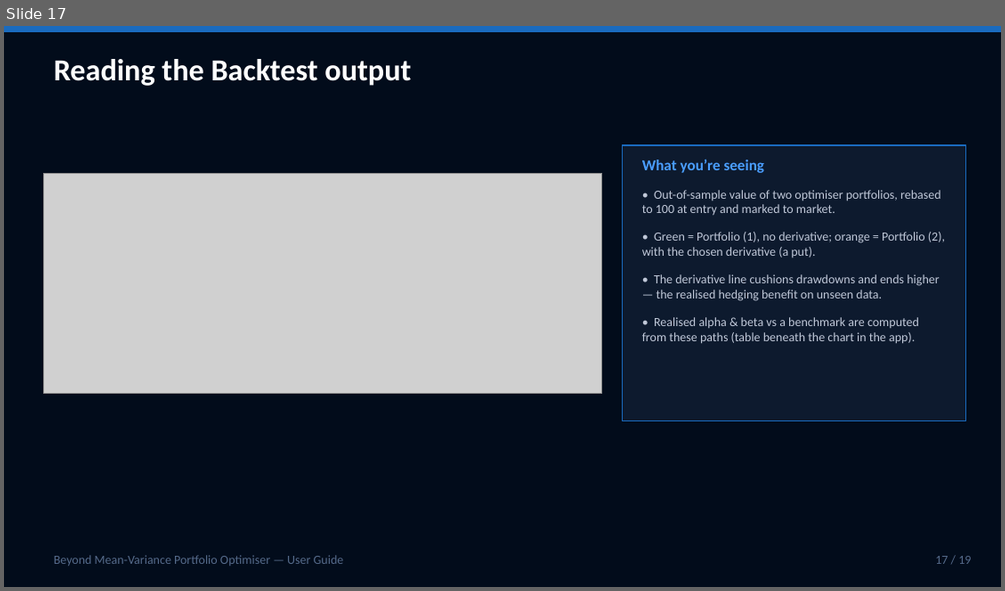
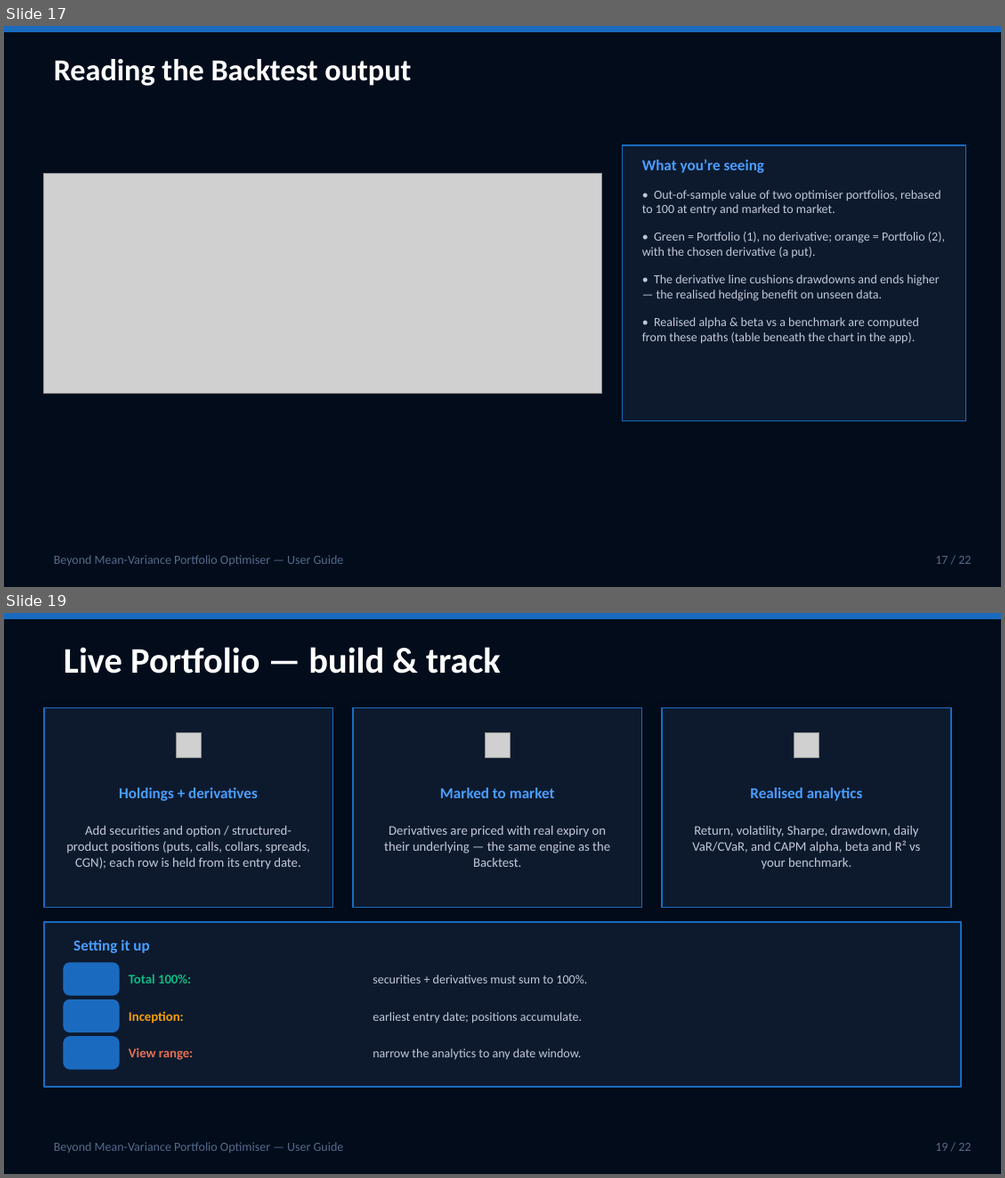
Before and after one commit to SamiJeddou/behavioral-portfolio-optimizer, a slide deck: userguide.pptx. Shown one above the other, each under a label of ours: slide 17 before the commit, slides 17 and 19 after it; the slides between them are not shown. The pictures are 1005x591 and 1005x1178 pixels, drawn with LibreOffice and Linux fonts; fonts in the diff are those of the drawing; grey boxes stand for pictures; background and template pictures are left out. Boxes give left, top, right and bottom in pixels: in the first picture for what was removed or moved away, otherwise in the second. Text is boxed around its words. In the diff, an @@ line names an element or a change of style, - is before the commit and + after.

```diff
--- a/userguide.pptx
+++ b/userguide.pptx
@@ slide 19 added at <box>4,613,1001,1174</box>, background #020C1B @@
@@ rectangle added at <box>4,613,1001,619</box>, fill #1A6BBF, outline #1A6BBF 1 pt @@
@@ text added at <box>64,647,501,674</box>, 26 pt, text #FFFFFF, bold @@
+Live Portfolio — build & track
@@ rectangle added at <box>44,707,333,907</box>, fill #0D1A2E, outline #1A6BBF 1 pt @@
@@ rectangle added at <box>353,707,642,907</box>, fill #0D1A2E, outline #1A6BBF 1 pt @@
@@ rectangle added at <box>662,707,951,907</box>, fill #0D1A2E, outline #1A6BBF 1 pt @@
@@ picture added at <box>177,732,202,757</box> @@
@@ picture added at <box>485,732,510,757</box> @@
@@ picture added at <box>793,732,818,757</box> @@
@@ text added at <box>119,787,258,801</box>, 11 pt, text #4A9EFF, bold @@
+Holdings + derivatives
@@ text added at <box>440,787,555,798</box>, 11 pt, text #4A9EFF, bold @@
+Marked to market
@@ text added at <box>750,787,863,801</box>, 11 pt, text #4A9EFF, bold @@
+Realised analytics
@@ text added at <box>66,825,310,869</box>, 9.5 pt, text #C0C8D8 @@
+Add securities and option / structured-product positions (puts, calls, collars, spreads, CGN); each row is held from its entry date.
@@ text added at <box>384,825,610,867</box>, 9.5 pt, text #C0C8D8 @@
+Derivatives are priced with real expiry on their underlying — the same engine as the Backtest.
@@ text added at <box>692,825,920,869</box>, 9.5 pt, text #C0C8D8 @@
+Return, volatility, Sharpe, drawdown, daily VaR/CVaR, and CAPM alpha, beta and R² vs your benchmark.
@@ rectangle added at <box>44,922,961,1086</box>, fill #0D1A2E, outline #1A6BBF 1 pt @@
@@ text added at <box>73,940,149,953</box>, 11 pt, text #4A9EFF, bold @@
+Setting it up
@@ rounded rectangle added at <box>64,963,119,995</box>, fill #1A6BBF, outline #1A6BBF 1 pt @@
@@ text added at <box>129,973,191,983</box>, 9.5 pt, text #10B981, bold @@
+Total 100%:
@@ text added at <box>372,974,587,983</box>, 9 pt, text #C0C8D8 @@
+securities + derivatives must sum to 100%.
@@ rounded rectangle added at <box>64,1000,119,1031</box>, fill #1A6BBF, outline #1A6BBF 1 pt @@
@@ text added at <box>129,1011,184,1023</box>, 9.5 pt, text #F59E0B, bold @@
+Inception:
@@ text added at <box>372,1012,582,1023</box>, 9 pt, text #C0C8D8 @@
+earliest entry date; positions accumulate.
@@ rounded rectangle added at <box>64,1037,119,1069</box>, fill #1A6BBF, outline #1A6BBF 1 pt @@
@@ text added at <box>129,1047,193,1060</box>, 9.5 pt, text #E76F51, bold @@
+View range:
@@ text added at <box>372,1048,582,1060</box>, 9 pt, text #C0C8D8 @@
+narrow the analytics to any date window.
@@ text added at <box>54,1142,344,1152</box>, 9 pt, text #556A8A @@
+Beyond Mean-Variance Portfolio Optimiser — User Guide
@@ text added at <box>935,1143,971,1151</box>, 9 pt, text #556A8A @@
+19 / 22
@@ slide 17 changed as well @@
@@ text at <box>935,556,971,564</box>: text changed @@
-17 / 19
+17 / 22
```
Also in this commit, not shown: 17 other slides changed, 2 other slides added, 50 other files.
